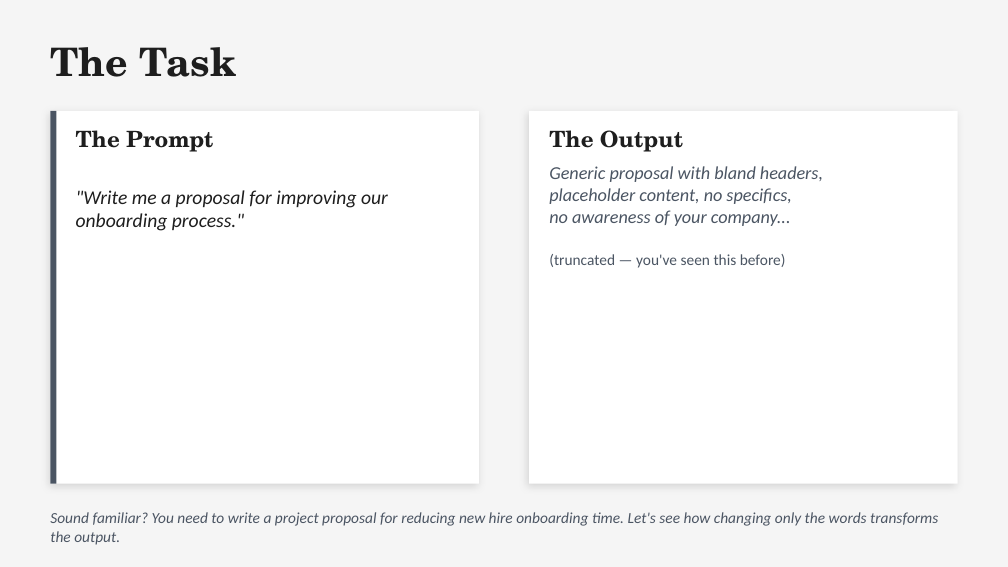
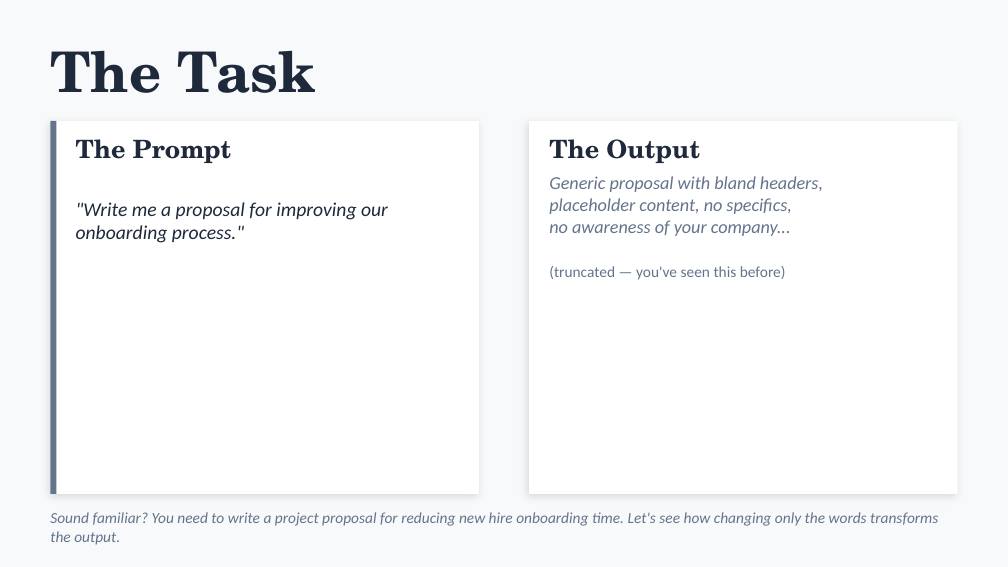
Before and after one commit to michaelengland/ai-best-practices, a slide deck: slide 15 of Getting-Agents-to-Give-Up-Their-Secrets.pptx. Drawn at 1008x567 pixels with LibreOffice and Linux fonts; fonts in the diff are those of the drawing. Boxes give left, top, right and bottom in pixels: in the first picture for what was removed or moved away, otherwise in the second. Text is boxed around its words. In the diff, an @@ line names an element or a change of style, - is before the commit and + after.

```diff
--- a/Getting-Agents-to-Give-Up-Their-Secrets.pptx
+++ b/Getting-Agents-to-Give-Up-Their-Secrets.pptx
@@ background #F5F5F5 to #F8F9FA @@
@@ text "The Task" at bbox=[50, 50, 316, 93]: size 28 to 40 pt, text colour #1E1E1E to #1E293B @@
@@ 4 texts, 3 rectangles: place and size @@
-4 texts, 3 rectangles at bbox=[50, 111, 958, 484]
+4 texts, 3 rectangles at bbox=[50, 121, 958, 494]
@@ rectangle at bbox=[50, 121, 56, 494]: fill #4B5563 to #64748B @@
@@ text "The Prompt" at bbox=[76, 139, 231, 163]: size 16 to 18 pt, text colour #1E1E1E to #1E293B @@
@@ text "The Output" at bbox=[549, 139, 700, 163]: size 16 to 18 pt, text colour #1E1E1E to #1E293B @@
@@ text ""Write me a proposal for ..." at bbox=[76, 202, 388, 243]: text colour #1E1E1E to #1E293B @@
@@ text "Generic proposal with bland headers," at bbox=[549, 176, 823, 280]: text colour #4B5563 to #64748B @@
@@ text "Sound familiar? You need to ..." at bbox=[50, 512, 938, 545]: text colour #4B5563 to #64748B @@
```
Also in this commit, not shown: 46 other slides changed, 1 other file.
